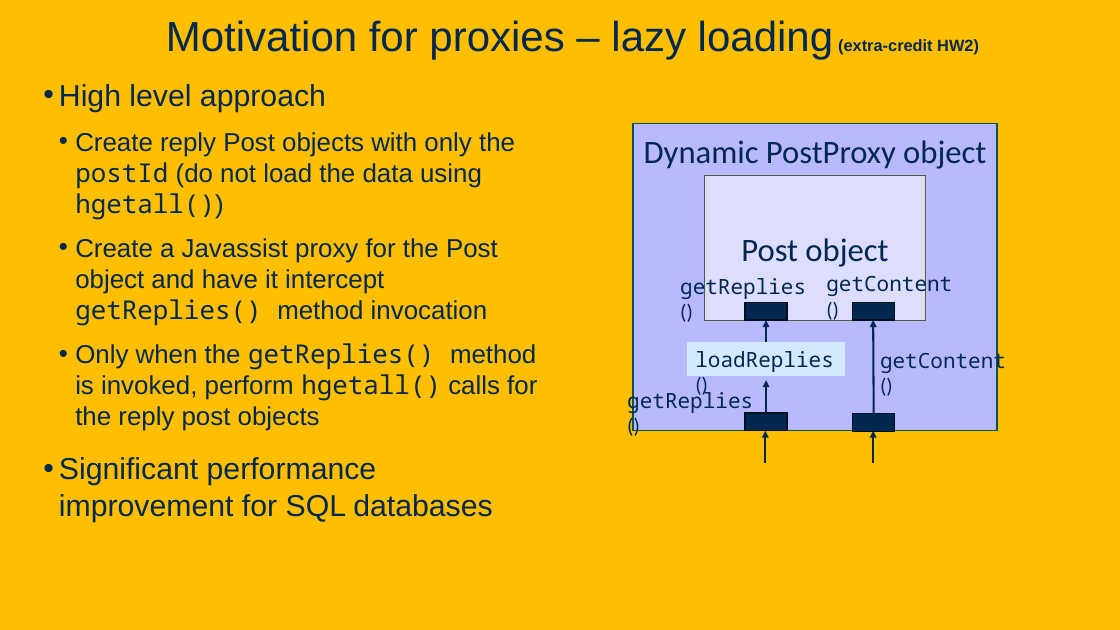
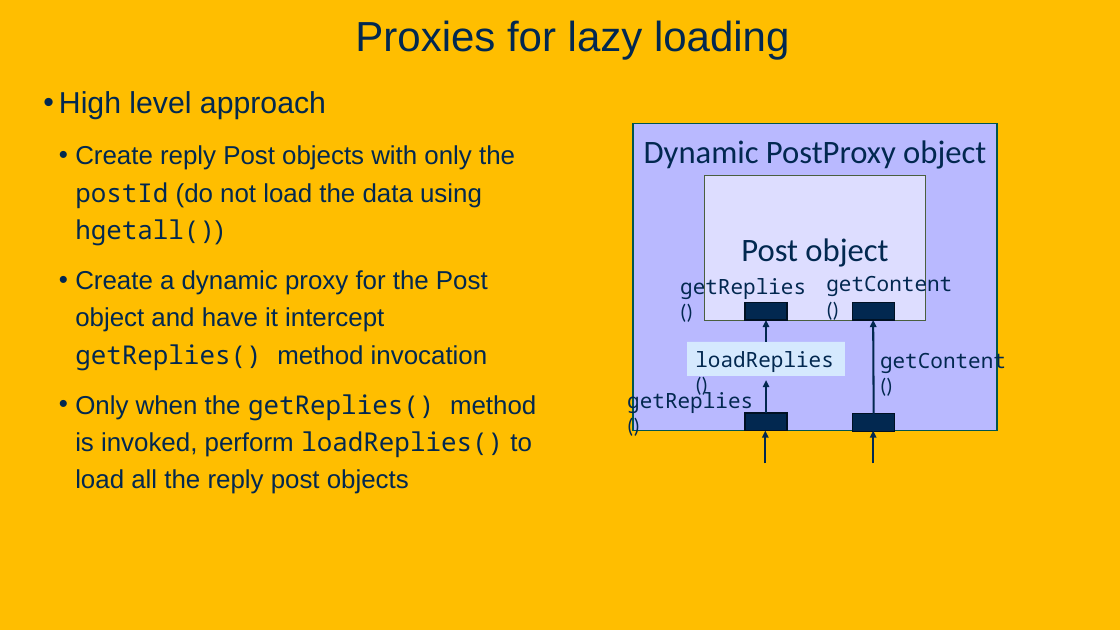
Before and after one commit to davsec-teaching/ECS160-Winter2025, a slide deck: slide 103 of slides/5_annotations_and_reflection.pptx (slide 89 before the commit). Drawn at 1120x630 pixels with LibreOffice and Linux fonts; fonts in the diff are those of the drawing; background and template pictures are left out. Boxes give left, top, right and bottom in pixels: in the first picture for what was removed or moved away, otherwise in the second. Text is boxed around its words. In the diff, an @@ line names an element or a change of style, - is before the commit and + after.

Commit message:
proxy use cases. moved mock testing from testing to proxy section

```diff
--- a/slides/5_annotations_and_reflection.pptx
+++ b/slides/5_annotations_and_reflection.pptx
@@ title at <box>355,20,789,59</box>: text changed @@
-Motivation for proxies – lazy loading (extra-credit HW2)
+Proxies for lazy loading
@@ text at <box>59,91,515,246</box>: line spacing 1 to 1.2 @@
@@ text at <box>75,270,536,494</box>: text changed @@
-  • Create a Javassist proxy for the Post object and have it intercept getReplies() method invocation
-  • Only when the getReplies() method is invoked, perform hgetall() calls for the reply post objects
-• Significant performance improvement for SQL databases
+  • Create a dynamic proxy for the Post object and have it intercept getReplies() method invocation
+  • Only when the getReplies() method is invoked, perform loadReplies() to load all the reply post objects
```
Also in this commit, not shown: 8 other slides changed, 31 slides added, 1 slide removed, 1 other file.
